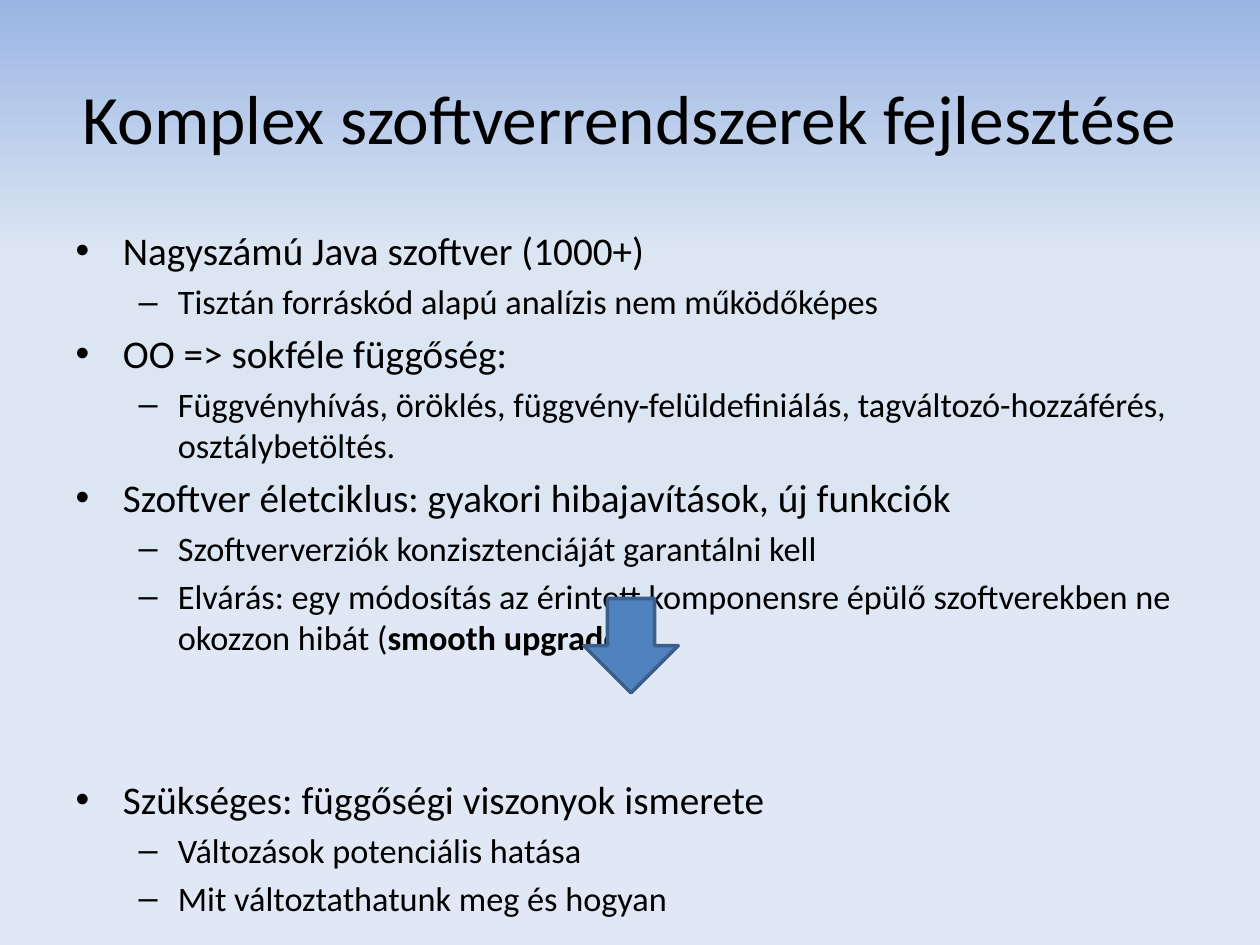
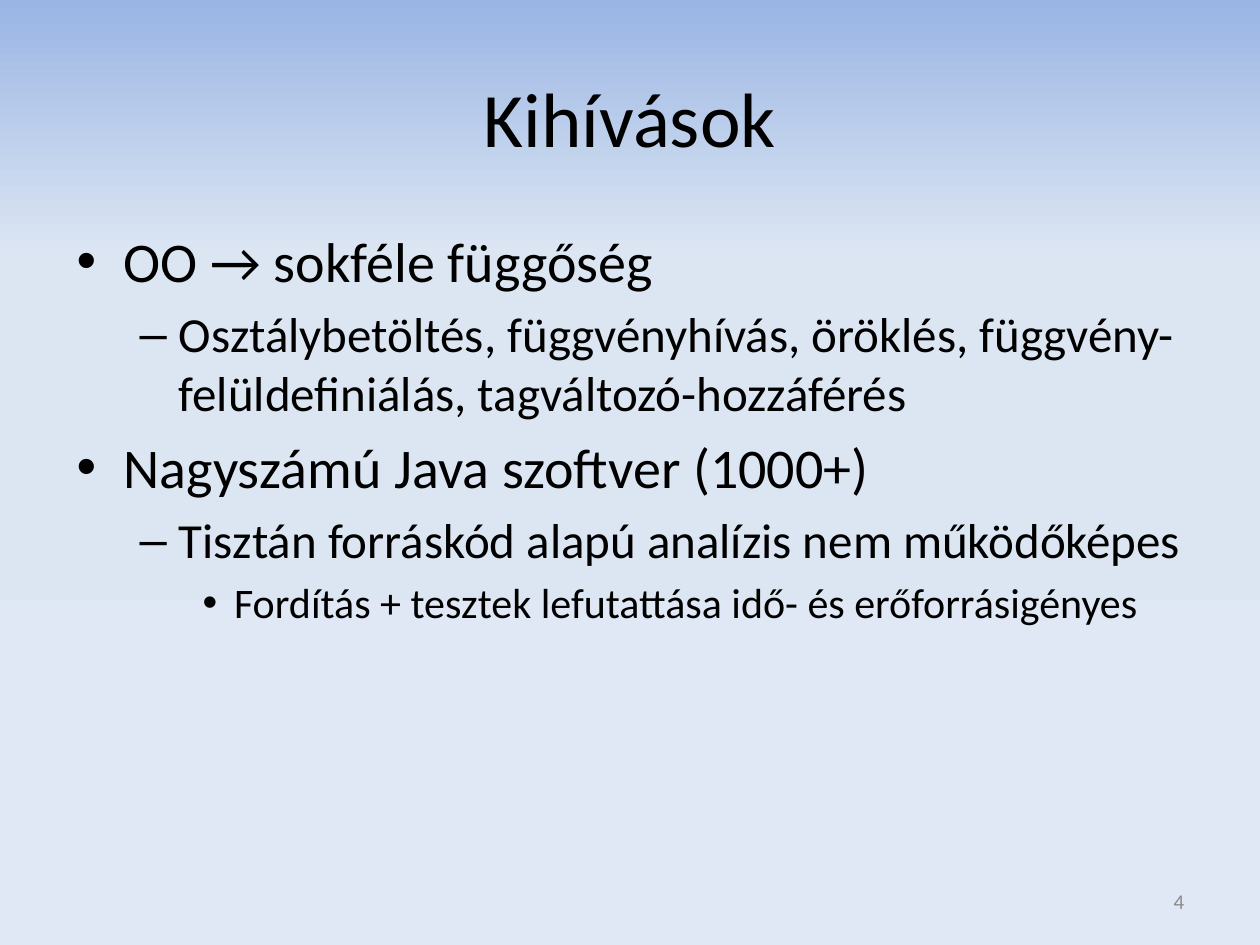
Before and after one commit to donat/incquery-deps, a slide deck: slide 4 of incquery-deps-documentation/presentation/tdk_pres_hu_v2.pptx. Drawn at 1260x945 pixels with LibreOffice and Linux fonts; fonts in the diff are those of the drawing. Boxes give left, top, right and bottom in pixels: in the first picture for what was removed or moved away, otherwise in the second. Text is boxed around its words. In the diff, an @@ line names an element or a change of style, - is before the commit and + after.

Commit message:
Presentation updated.

```diff
--- a/incquery-deps-documentation/presentation/tdk_pres_hu_v2.pptx
+++ b/incquery-deps-documentation/presentation/tdk_pres_hu_v2.pptx
@@ title at (484, 93, 776, 148): text changed; size 39.6 to 44 pt @@
-Komplex szoftverrendszerek fejlesztése
+Kihívások
@@ text at (124, 243, 1174, 420): paragraphs added @@
+• OO → sokféle függőség
+  – Osztálybetöltés, függvényhívás, öröklés, függvény-felüldefiniálás, tagváltozó-hozzáférés
@@ text at (124, 447, 1180, 566): size 22.4 to 32 pt in "Nagyszámú Java szoftver (1000+)"; size 19.6 to 28 pt in "Tisztán forráskód alapú analízis nem működőképes"; more space between paragraphs @@
@@ text at (234, 588, 1137, 626): text changed; size 19.6 to 24 pt @@
-• OO => sokféle függőség:
-  – Függvényhívás, öröklés, függvény-felüldefiniálás, tagváltozó-hozzáférés, osztálybetöltés.
-• Szoftver életciklus: gyakori hibajavítások, új funkciók
-  – Szoftververziók konzisztenciáját garantálni kell
-  – Elvárás: egy módosítás az érintett komponensre épülő szoftverekben ne okozzon hibát (smooth upgrade)
-• Szükséges: függőségi viszonyok ismerete
-  – Változások potenciális hatása
-  – Mit változtathatunk meg és hogyan
+    • Fordítás + tesztek lefutattása idő- és erőforrásigényes
@@ right arrow removed at (583, 598, 678, 693) @@
@@ page number added at (1174, 895, 1185, 909), 12 pt, text #8C8C8C @@
+4
```
Also in this commit, not shown: 19 other slides changed, 2 slides added, 1 slide removed.
